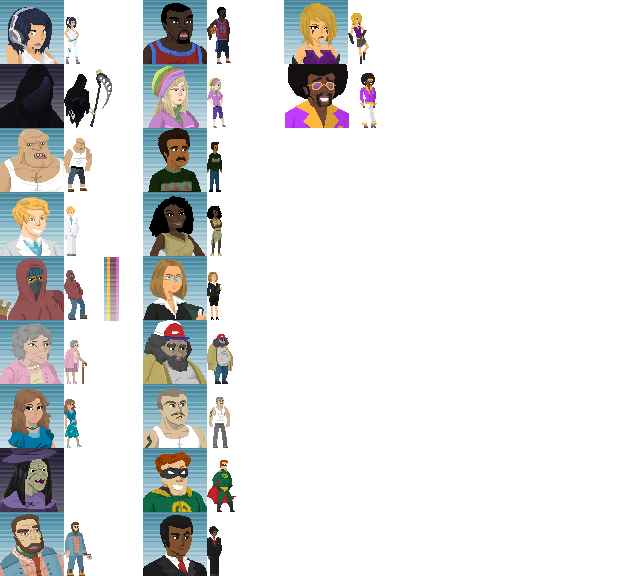
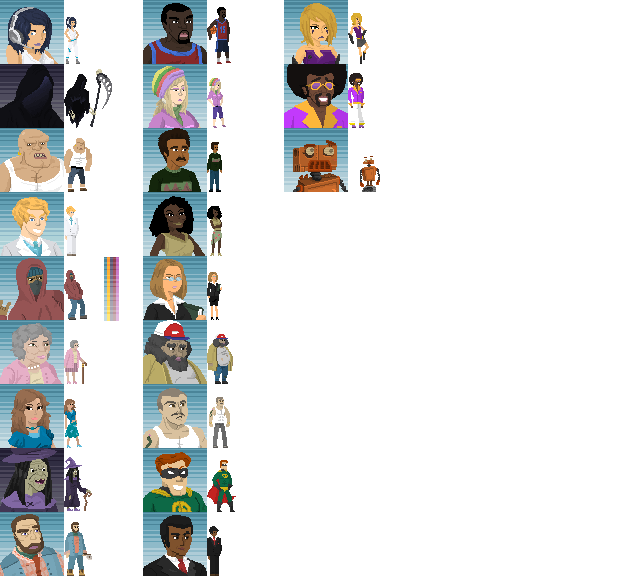
Two versions of the same layered image (622 × 576). Layer-by-layer changes:
painted on "Layer 0" over 64, 64, 380, 511
